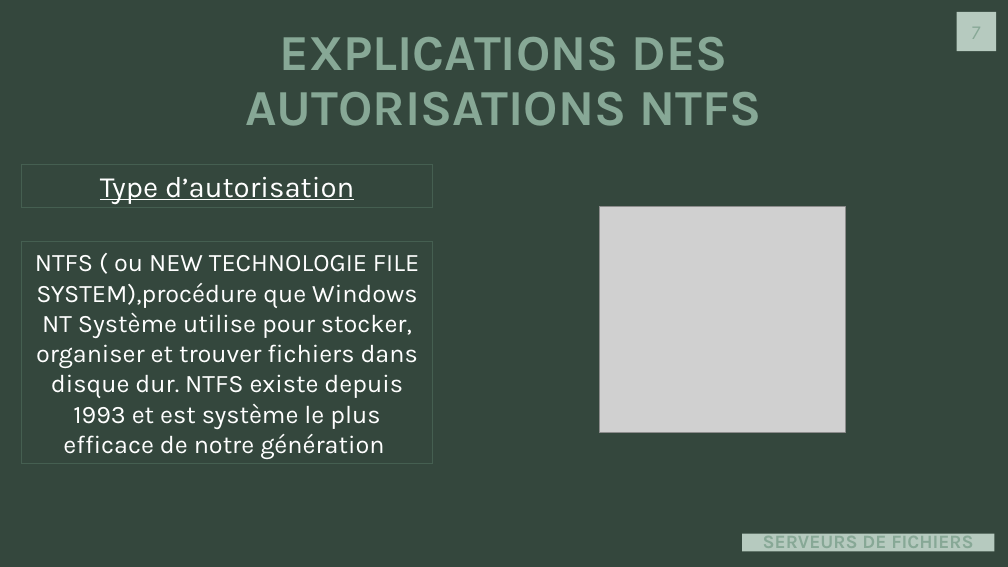
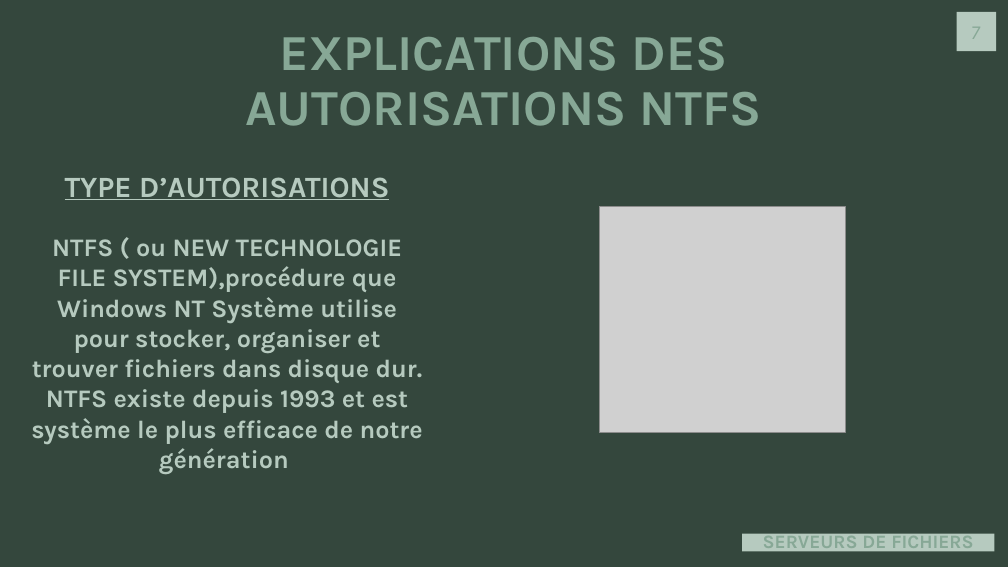
Before and after one commit to J0rg321/Serveur_Fichiers_ICT-123, a slide deck: slide 7 of SERVEUR ET FICHIERS D’IMPRESSION.pptx. Drawn at 1008x567 pixels with LibreOffice and Linux fonts; fonts in the diff are those of the drawing; grey boxes stand for pictures. Boxes give left, top, right and bottom in pixels: in the first picture for what was removed or moved away, otherwise in the second. Text is boxed around its words. In the diff, an @@ line names an element or a change of style, - is before the commit and + after.

```diff
--- a/SERVEUR ET FICHIERS D’IMPRESSION.pptx
+++ b/SERVEUR ET FICHIERS D’IMPRESSION.pptx
@@ text "TYPE D’AUTORISATIONS": place and size @@
-text "TYPE D’AUTORISATIONS" at box(22, 165, 433, 208)
+text "TYPE D’AUTORISATIONS" at box(65, 177, 389, 200)
@@ text "TYPE D’AUTORISATIONS" at box(65, 177, 389, 200): outline #455F51 0.75 pt to none @@
@@ text at box(65, 177, 389, 200): text changed; text colour #FFFFFF to #B6CABF; bold on @@
-Type d’autorisation
+TYPE D’AUTORISATIONS
@@ text "NTFS ( ou NEW TECHNOLOGIE ...": place and size @@
-text "NTFS ( ou NEW TECHNOLOGIE ..." at box(22, 242, 433, 464)
+text "NTFS ( ou NEW TECHNOLOGIE ..." at box(31, 239, 423, 474)
@@ text "NTFS ( ou NEW TECHNOLOGIE ..." at box(31, 239, 423, 474): text colour #FFFFFF to #B6CABF, bold on; outline #455F51 0.75 pt to none @@
```
Also in this commit, not shown: 6 other slides changed.
